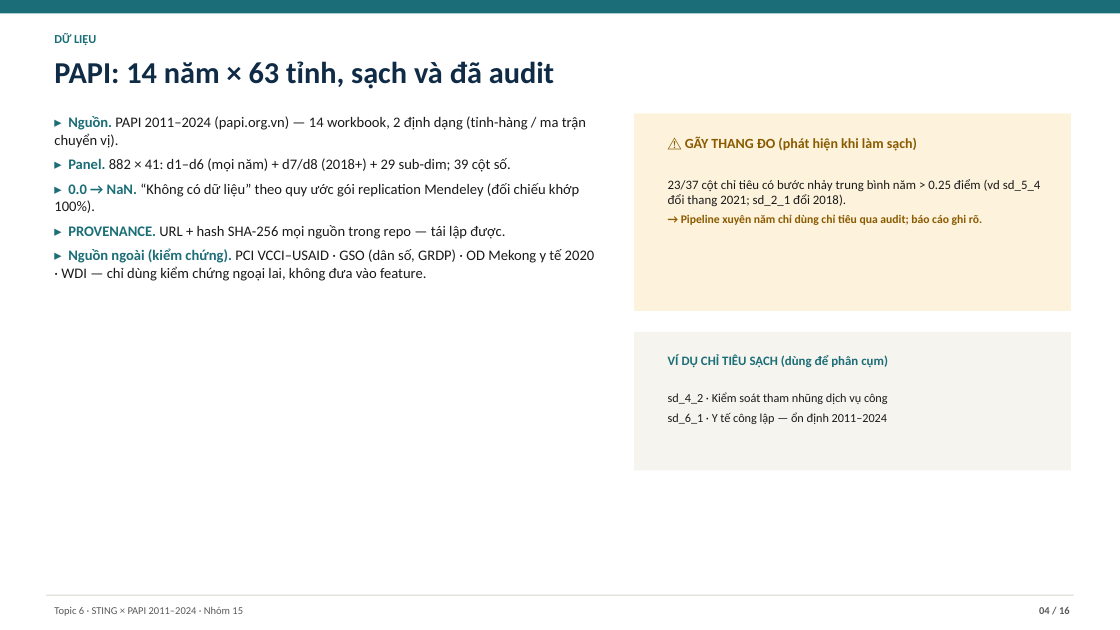
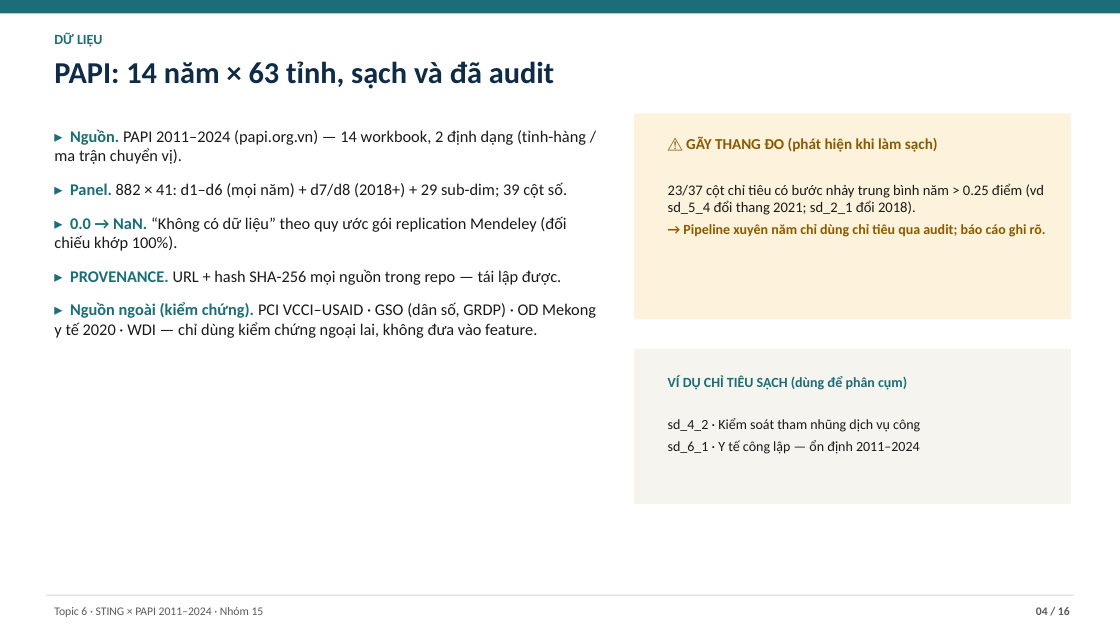
Before and after one commit to JasonTM17/Grid_Based_Sociology, a slide deck: slide 4 of slides/final.pptx. Drawn at 1120x630 pixels with LibreOffice and Linux fonts; fonts in the diff are those of the drawing. Boxes give left, top, right and bottom in pixels: in the first picture for what was removed or moved away, otherwise in the second. Text is boxed around its words. In the diff, an @@ line names an element or a change of style, - is before the commit and + after.

```diff
--- a/slides/final.pptx
+++ b/slides/final.pptx
@@ text "DỮ LIỆU" at <box>54,33,103,47</box>: size 10.5 to 12 pt @@
@@ rectangle: place and size @@
-rectangle at <box>634,113,1071,311</box>
+rectangle at <box>634,113,1071,319</box>
@@ text "▸ Nguồn. PAPI 2011–2024 (papi.org.vn) ...": place and size @@
-text "▸ Nguồn. PAPI 2011–2024 (papi.org.vn) ..." at <box>54,116,595,281</box>
+text "▸ Nguồn. PAPI 2011–2024 (papi.org.vn) ..." at <box>54,129,596,338</box>
@@ text "▸ Nguồn. PAPI 2011–2024 (papi.org.vn) ..." at <box>54,129,596,338</box>: size 12.5 to 14 pt; more space between paragraphs @@
@@ text "⚠ GÃY THANG ĐO (phát ..." at <box>686,136,938,152</box>: size 12 to 13 pt @@
@@ text "23/37 cột chỉ tiêu có ..." at <box>668,183,1046,237</box>: size 11 to 12.5 pt in "23/37 cột chỉ tiêu có bước nhảy ..."; size 10 to 12 pt in "→ Pipeline xuyên năm chỉ dùng chỉ ..." @@
@@ rectangle: place and size @@
-rectangle at <box>634,332,1071,471</box>
+rectangle at <box>634,349,1071,504</box>
@@ text "VÍ DỤ CHỈ TIÊU SẠCH ...": place and size @@
-text "VÍ DỤ CHỈ TIÊU SẠCH ..." at <box>668,354,888,367</box>
+text "VÍ DỤ CHỈ TIÊU SẠCH ..." at <box>668,375,907,390</box>
@@ text "VÍ DỤ CHỈ TIÊU SẠCH ..." at <box>668,375,907,390</box>: size 11 to 12 pt @@
@@ text "sd_4_2 · Kiểm soát tham ..." at <box>668,418,920,454</box>: size 10.5 to 12 pt @@
@@ text "sd_4_2 · Kiểm soát tham ...": place and size @@
-text "sd_4_2 · Kiểm soát tham ..." at <box>668,392,888,424</box>
+text "sd_4_2 · Kiểm soát tham ..." at <box>668,418,920,454</box>
@@ text "Topic 6 · STING × ..." at <box>54,607,264,617</box>: size 9 to 10 pt @@
@@ text "04 / 16" at <box>1036,607,1070,615</box>: size 9 to 10 pt @@
```
Also in this commit, not shown: 14 other slides changed, 13 other files.
